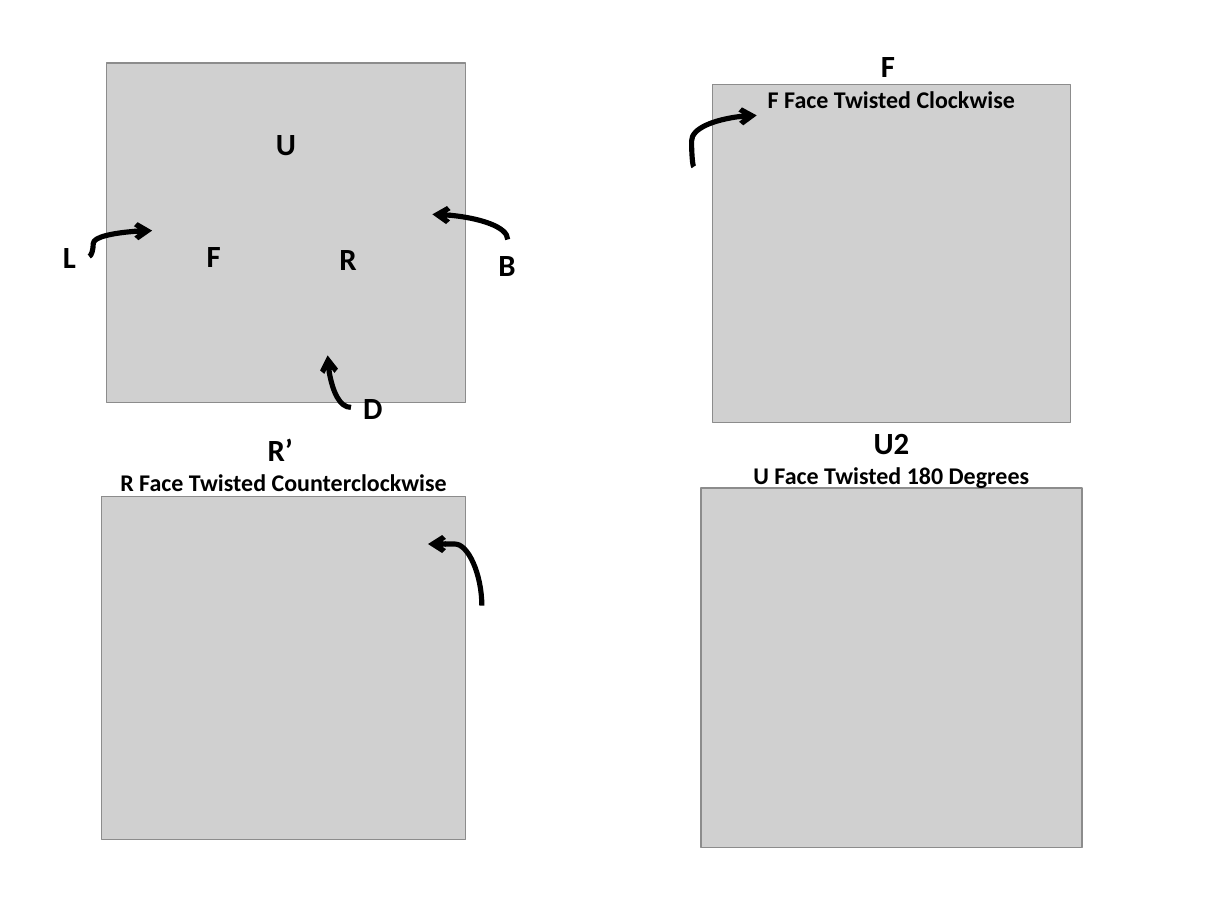
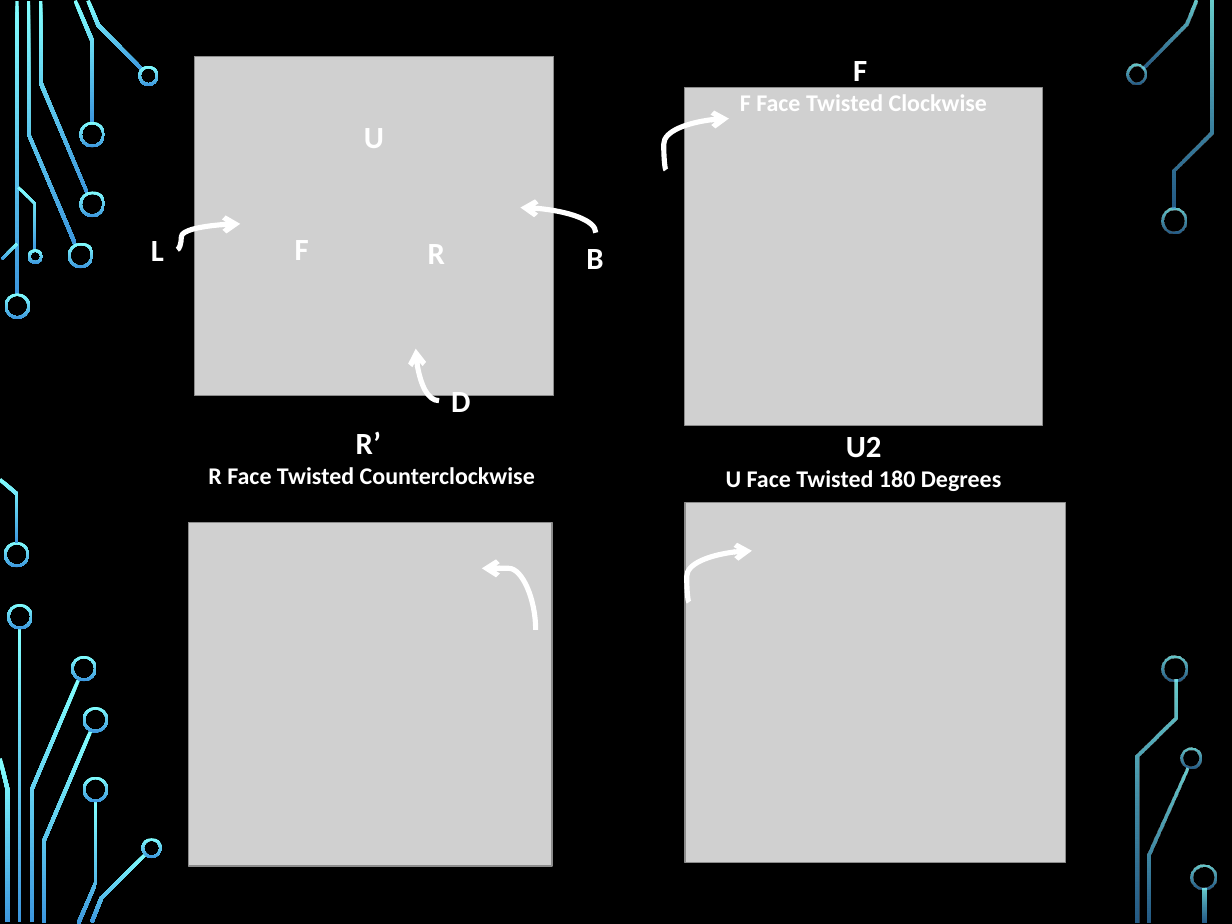
Before and after one commit to jon-whit/herbert, a slide deck: slide 6 of Documents/Presentations/HerbertPresentation.pptx (slide 4 before the commit). Drawn at 1232x924 pixels with LibreOffice and Linux fonts; fonts in the diff are those of the drawing; grey boxes stand for pictures; background and template pictures are left out. Boxes give left, top, right and bottom in pixels: in the first picture for what was removed or moved away, otherwise in the second. Text is boxed around its words. In the diff, an @@ line names an element or a change of style, - is before the commit and + after.

Commit message:
Added Background, Introduction, OpenCV, and Kcube sections. Changed slide style.

```diff
--- a/Documents/Presentations/HerbertPresentation.pptx
+++ b/Documents/Presentations/HerbertPresentation.pptx
@@ background #FFFFFF to picture (left out) @@
@@ text "F": place and size @@
-text "F" at (768,57,1015,108)
+text "F" at (740,61,987,111)
@@ picture: place and size @@
-picture at (712,85,1069,423)
+picture at (685,87,1042,425)
@@ curved arrow moved from (694, 166) - (756, 116) to (667, 170) - (729, 118) @@
@@ curved arrow (667, 170) - (729, 118): stroke #000000 3 pt to #FFFFFF 3 pt @@
@@ 2 texts, 2 curved arrows, 1 picture: place and size @@
-2 texts, 2 curved arrows, 1 picture at (89,63,508,497)
+2 texts, 2 curved arrows, 1 picture at (177,57,596,484)
@@ curved arrow (596, 233) - (520, 208): stroke #000000 3 pt to #FFFFFF 3 pt @@
@@ text colour #000000 to #FFFFFF in 9 elements at (726,436,1002,491), (740,61,987,111), (295,240,309,260), (428,244,445,264), (364,128,384,148), (586,249,603,269), (451,386,470,420), (208,431,535,484), (151,241,164,261) @@
@@ text "L": place and size @@
-text "L" at (63,248,76,268)
+text "L" at (151,241,164,261)
@@ curved arrow (177, 250) - (240, 224): stroke #000000 3 pt to #FFFFFF 3 pt @@
@@ 4 texts, 1 curved arrow: place and size @@
-4 texts, 1 curved arrow at (207,135,515,408)
+4 texts, 1 curved arrow at (295,128,603,400)
@@ curved arrow (439, 400) - (415, 349): stroke #000000 3 pt to #FFFFFF 3 pt @@
@@ text "U2": place and size @@
-text "U2" at (753,433,1030,491)
+text "U2" at (726,436,1002,491)
@@ picture: place and size @@
-picture at (701,488,1082,848)
+picture at (685,503,1066,862)
@@ picture: place and size @@
-picture at (102,496,466,840)
+picture at (188,522,552,866)
@@ curved arrow moved from (482, 606) - (428, 545) to (536, 630) - (482, 568) @@
@@ curved arrow (536, 630) - (482, 568): stroke #000000 3 pt to #FFFFFF 3 pt @@
@@ curved arrow added from (689, 602) to (752, 551), #FFFFFF 3 pt @@
@@ group added at (0,0,1216,924): 33 freeform shapes, 3 rectangles @@
```
Also in this commit, not shown: 11 other slides changed, 4 slides added, 3 slides removed.
